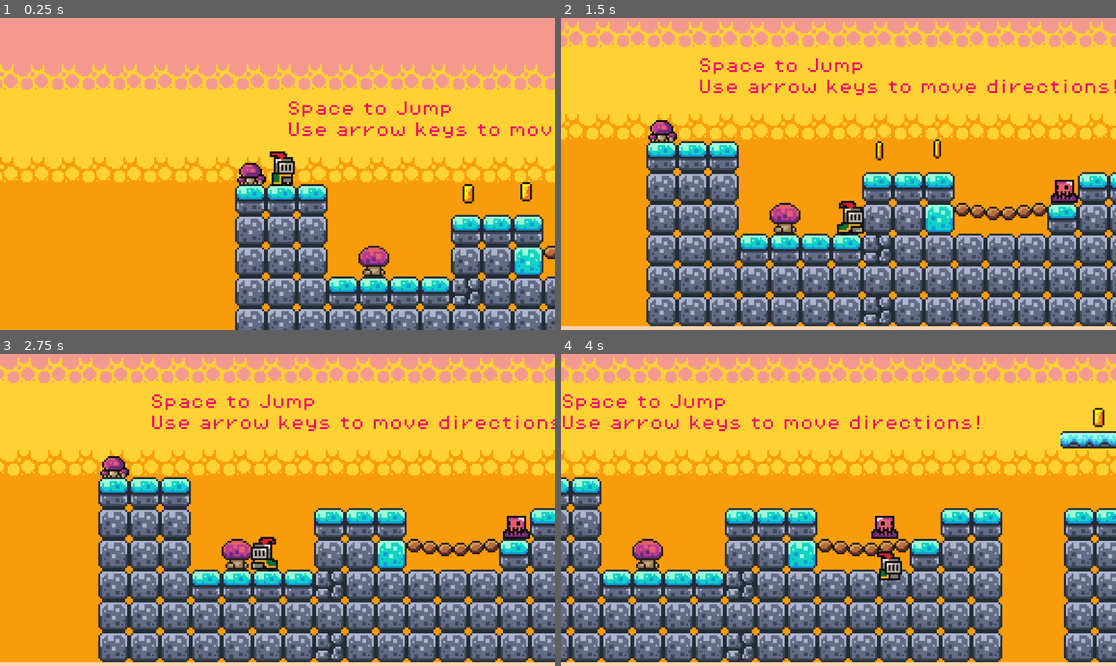
Above: before the commit, frames 1-4 (two rows, left to right).
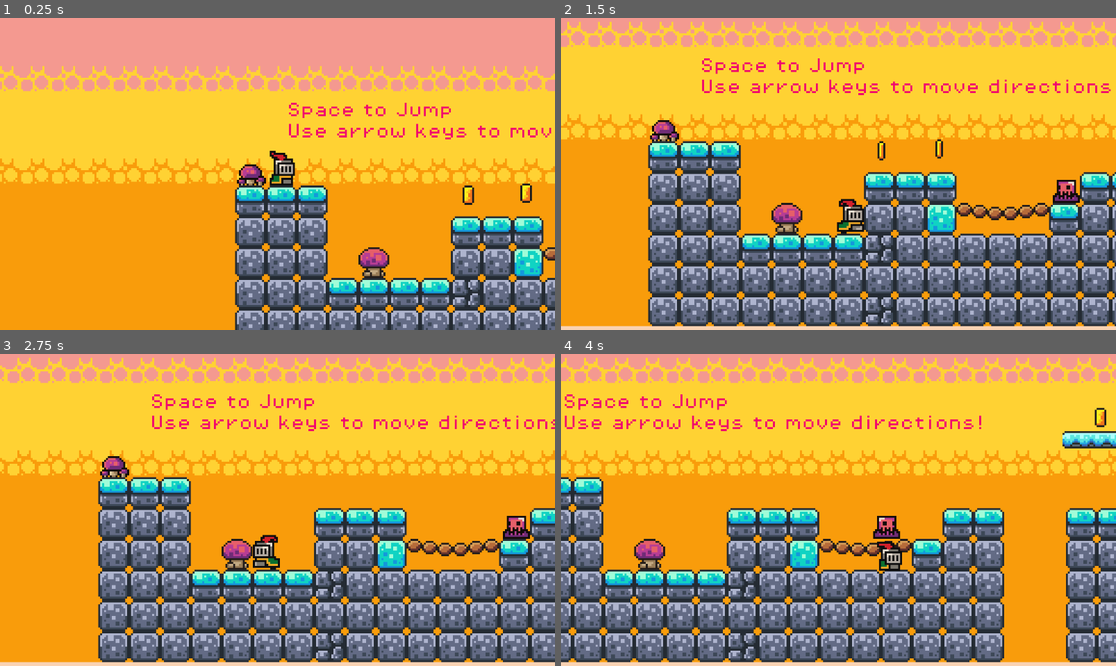
Above: after the commit, the same moments.

Repository: Savannah-K/godot-2d-practice
Game: Godot game, scene res://scenes/game.tscn
Same seed, same stepped clock (60 frames per second), same inputs: the game is played once before the commit and once after it.
Inputs:
- Up to frame 1 (0.25 s): no input
- Up to frame 2 (1.5 s): tap Enter at 0.5 s; hold Right (move_right) from 0.53 s (still down); tap Alt at 0.6 s; tap Space (jump) at 0.77 s; tap Shift at 1.35 s
- Up to frame 3 (2.75 s): tap Space (jump) at 1.52 s; release Right (move_right) at 2.03 s; hold Left (move_left) from 2.03 s (still down); tap Alt at 2.1 s
- Up to frame 4 (4 s): release Left (move_left) at 2.78 s; hold Right (move_right) from 2.78 s (still down); tap Shift at 2.85 s; tap Space (jump) at 3.02, 3.77 s; tap Alt at 3.6 s

The runs differ from the first frame. In frame 1, 11% of the frame differs, in the area x 0-100%, y 14-100%; in frame 2, 21%; in frame 3, 0.4%; in frame 4, 21%, in the area x 0-100%, y 1-99%.

Commit message:
Base game + bg audio
no coin collection audio yet

Diff:
--- /dev/null
+++ b/default_bus_layout.tres
@@ -0,0 +1,15 @@
+[gd_resource type="AudioBusLayout" format=3 uid="uid://wrnsnk218ojo"]
+
+[resource]
+bus/1/name = &"music"
+bus/1/solo = false
+bus/1/mute = false
+bus/1/bypass_fx = false
+bus/1/volume_db = -12.120111
+bus/1/send = &"Master"
+bus/2/name = &"sfx"
+bus/2/solo = false
+bus/2/mute = false
+bus/2/bypass_fx = false
+bus/2/volume_db = -8.532624
+bus/2/send = &"Master"
--- a/scenes/game.tscn
+++ b/scenes/game.tscn
@@ -9,6 +9,7 @@
 [ext_resource type="PackedScene" uid="uid://dcr8d1du7y2gp" path="res://scenes/slime_enemy.tscn" id="6_p57ef"]
 [ext_resource type="FontFile" uid="uid://cv4syvubhynwc" path="res://assets/fonts/PixelOperator8.ttf" id="7_u5sy4"]
 [ext_resource type="FontFile" uid="uid://bsgxf7pg2w4k8" path="res://assets/fonts/PixelOperator8-Bold.ttf" id="9_0tnpc"]
+[ext_resource type="AudioStream" uid="uid://cixao0w73h8aj" path="res://assets/music/time_for_adventure.mp3" id="10_vtaks"]
 
 [sub_resource type="TileSetAtlasSource" id="TileSetAtlasSource_lnu2h"]
 texture = ExtResource("2_yqjtg")
@@ -390,7 +391,7 @@
 tracks/0/type = "value"
 tracks/0/imported = false
 tracks/0/enabled = true
-tracks/0/path = NodePath("Platform:position")
+tracks/0/path = NodePath("Platforms/Platform:position")
 tracks/0/interp = 1
 tracks/0/loop_wrap = true
 tracks/0/keys = {
@@ -405,7 +406,7 @@
 tracks/0/type = "value"
 tracks/0/imported = false
 tracks/0/enabled = true
-tracks/0/path = NodePath("Platform:position")
+tracks/0/path = NodePath("Platforms/Platform:position")
 tracks/0/interp = 1
 tracks/0/loop_wrap = true
 tracks/0/keys = {
@@ -423,6 +424,43 @@
 
 [sub_resource type="WorldBoundaryShape2D" id="WorldBoundaryShape2D_p57ef"]
 distance = -129.0
+
+[sub_resource type="Animation" id="Animation_vtaks"]
+resource_name = "platform2"
+loop_mode = 2
+tracks/0/type = "value"
+tracks/0/imported = false
+tracks/0/enabled = true
+tracks/0/path = NodePath(".:position")
+tracks/0/interp = 1
+tracks/0/loop_wrap = true
+tracks/0/keys = {
+"times": PackedFloat32Array(0, 1),
+"transitions": PackedFloat32Array(1, 1),
+"update": 0,
+"values": [Vector2(745, 26), Vector2(700, 26)]
+}
+
+[sub_resource type="Animation" id="Animation_kvpfn"]
+length = 0.001
+tracks/0/type = "value"
+tracks/0/imported = false
+tracks/0/enabled = true
+tracks/0/path = NodePath(".:position")
+tracks/0/interp = 1
+tracks/0/loop_wrap = true
+tracks/0/keys = {
+"times": PackedFloat32Array(0),
+"transitions": PackedFloat32Array(1),
+"update": 0,
+"values": [Vector2(745, 26)]
+}
+
+[sub_resource type="AnimationLibrary" id="AnimationLibrary_dinhu"]
+_data = {
+&"RESET": SubResource("Animation_kvpfn"),
+&"platform2": SubResource("Animation_vtaks")
+}
 
 [node name="Game" type="Node2D"]
 
@@ -470,20 +508,12 @@
 limit_bottom = 115
 position_smoothing_enabled = true
 
-[node name="Platform" parent="." instance=ExtResource("3_lnu2h")]
+[node name="Platforms" type="Node" parent="."]
+
+[node name="Platform" parent="Platforms" instance=ExtResource("3_lnu2h")]
 position = Vector2(239, -2)
 
-[node name="AnimationPlayer" type="AnimationPlayer" parent="Platform"]
-root_node = NodePath("../..")
-libraries = {
-&"": SubResource("AnimationLibrary_iywne")
-}
-autoplay = "Move"
-
-[node name="Platform2" parent="Platform" instance=ExtResource("3_lnu2h")]
-position = Vector2(508, 28)
-
-[node name="AnimationPlayer" type="AnimationPlayer" parent="Platform/Platform2"]
+[node name="AnimationPlayer" type="AnimationPlayer" parent="Platforms/Platform"]
 root_node = NodePath("../../..")
 libraries = {
 &"": SubResource("AnimationLibrary_iywne")
@@ -562,3 +592,16 @@
 theme_override_fonts/font = ExtResource("9_0tnpc")
 theme_override_font_sizes/font_size = 8
 text = "You made it to The End!"
+
+[node name="Music" type="AudioStreamPlayer2D" parent="."]
+stream = ExtResource("10_vtaks")
+autoplay = true
+
+[node name="Platform2" parent="." instance=ExtResource("3_lnu2h")]
+position = Vector2(745, 26)
+
+[node name="AnimationPlayer" type="AnimationPlayer" parent="Platform2"]
+libraries = {
+&"": SubResource("AnimationLibrary_dinhu")
+}
+autoplay = "platform2"
--- a/scenes/player.tscn
+++ b/scenes/player.tscn
@@ -169,7 +169,7 @@
 }]
 
 [sub_resource type="CircleShape2D" id="CircleShape2D_1jxqw"]
-radius = 5.0
+radius = 6.0
 
 [node name="player" type="CharacterBody2D"]
 z_index = 5
--- a/scenes/slime_enemy.tscn
+++ b/scenes/slime_enemy.tscn
@@ -41,7 +41,7 @@
 }]
 
 [sub_resource type="RectangleShape2D" id="RectangleShape2D_3ydsu"]
-size = Vector2(10, 13)
+size = Vector2(14, 13)
 
 [node name="Node2D" type="Node2D"]
 script = ExtResource("1_fq0mw")
Not shown, changed: assets/music/time_for_adventure.mp3.import
Not shown: 1 places in scenes/game.tscn that only renumber resources
